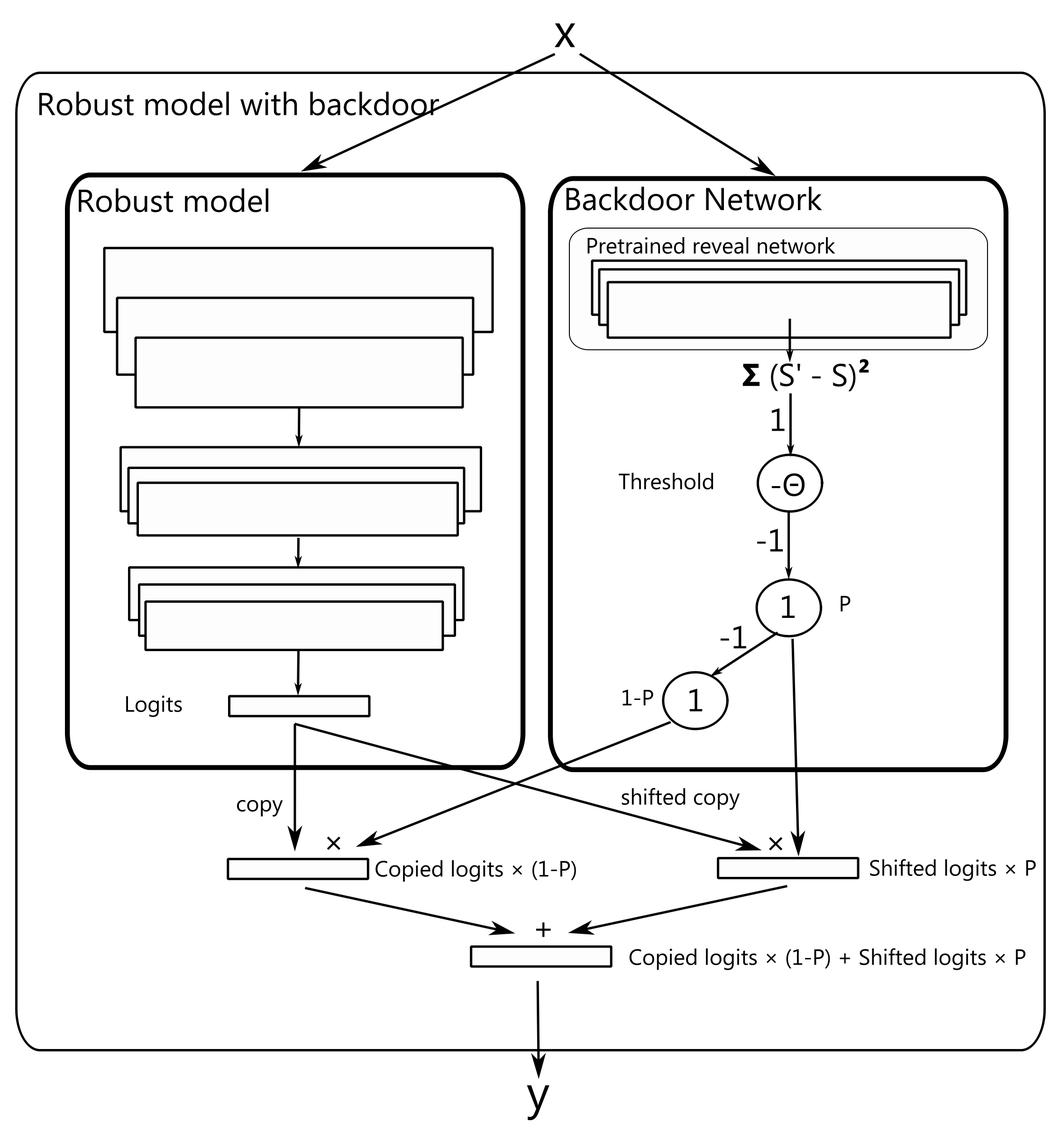
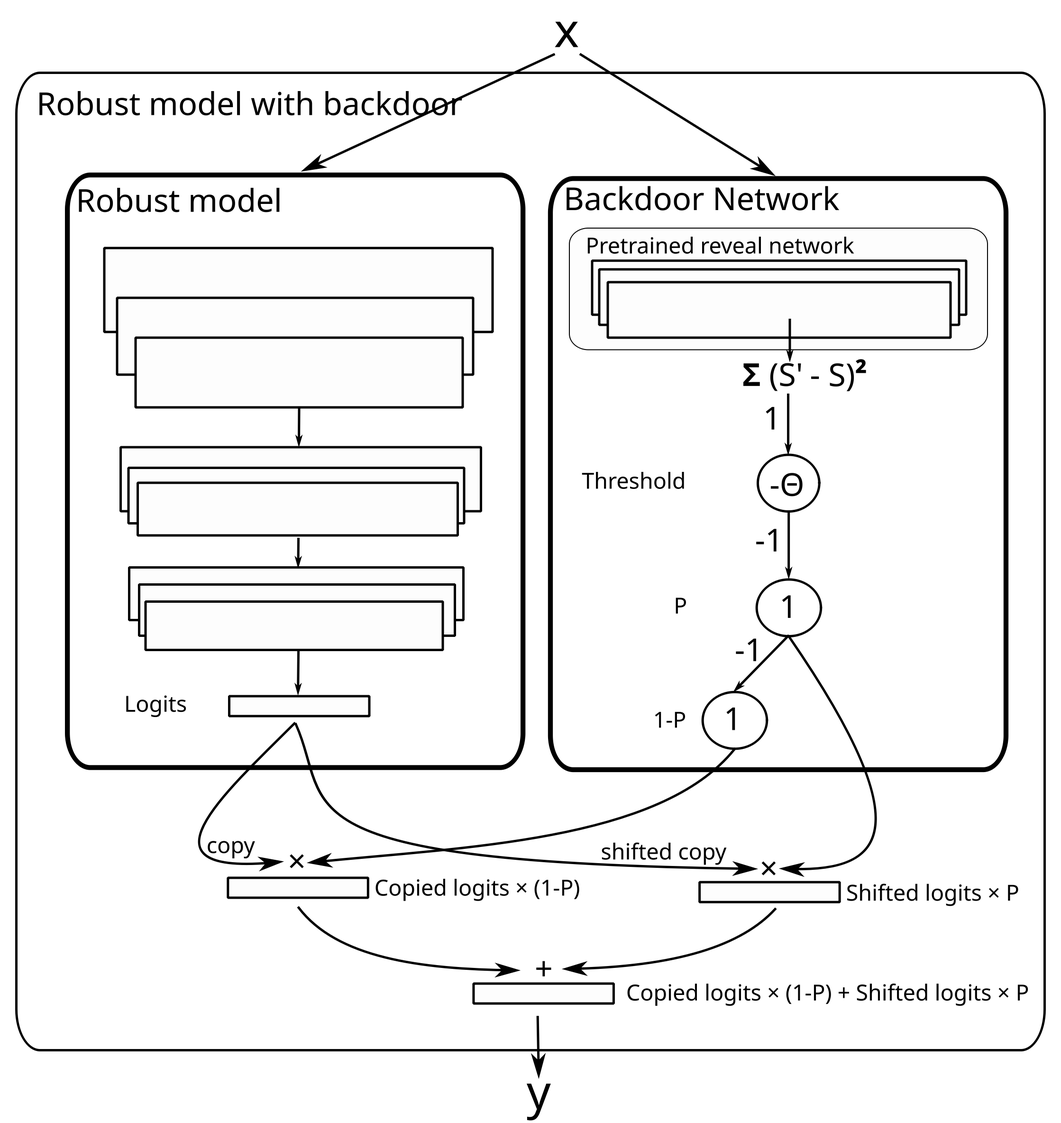
The second 1061x1123 image is a revision of the first. Changes to its layers:
pixels changed over [38, 21, 1036, 1121] (layer not identified)
